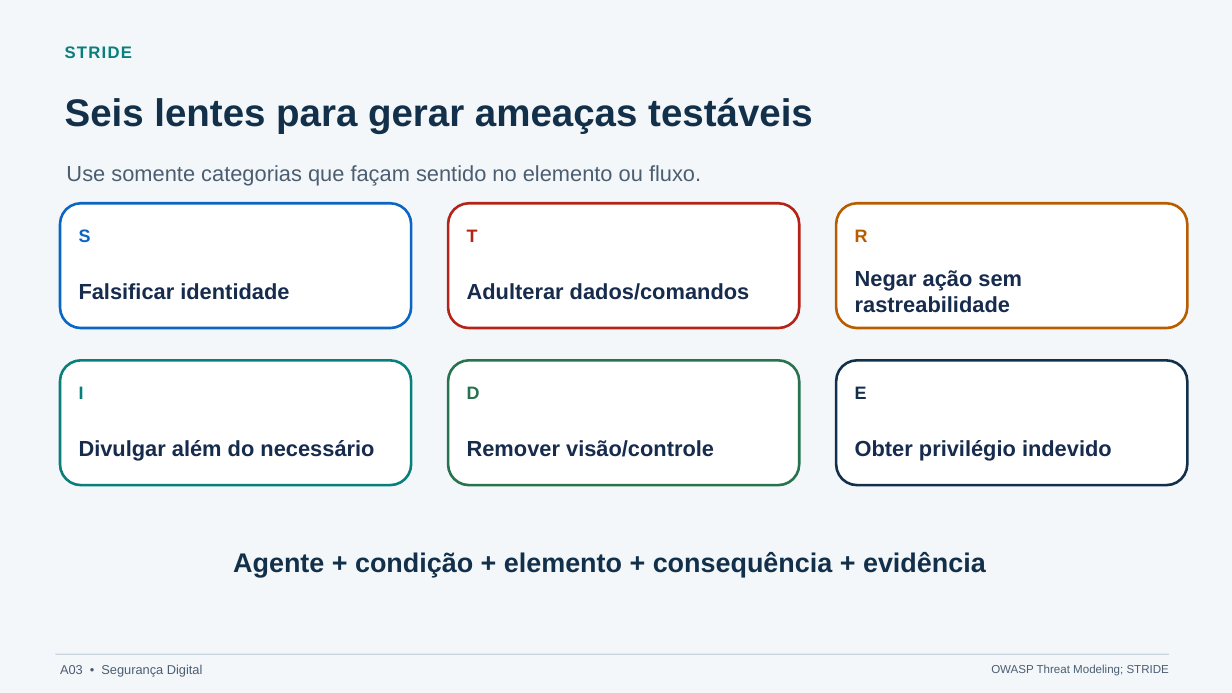
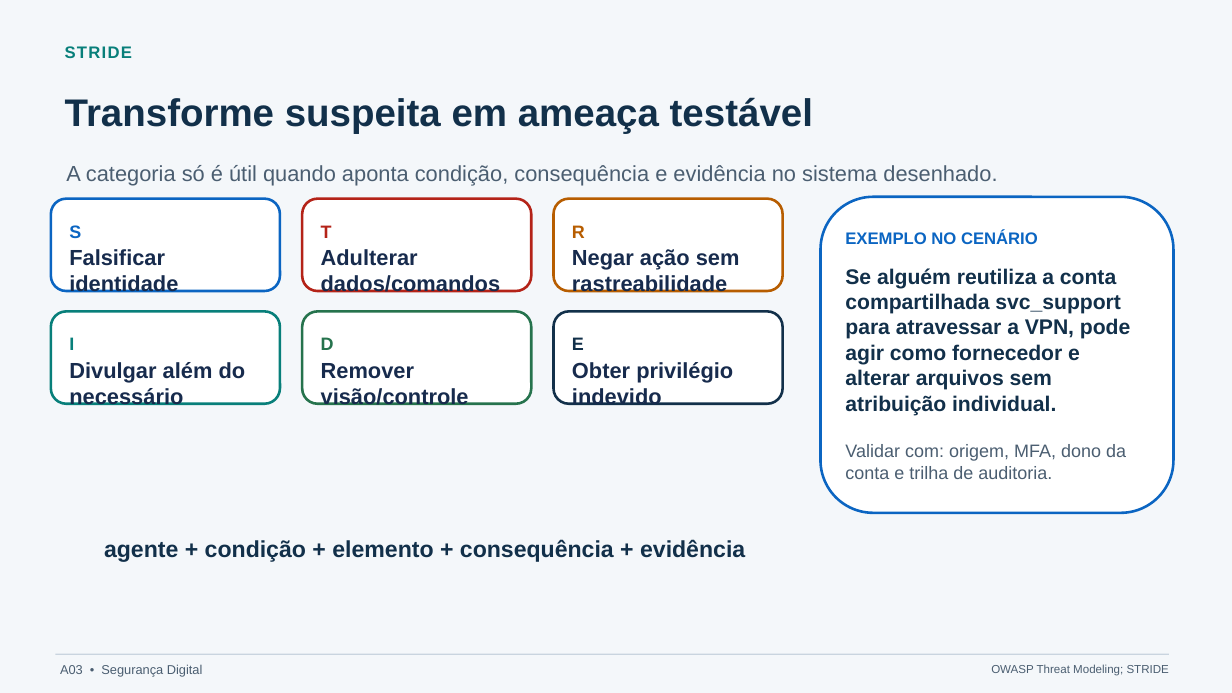
Before and after one commit to rafaelrezo/seguranca-digital, a slide deck: slide 4 of slides/A03-do-caminho-de-ataque-ao-modelo-de-ameacas/fonte/A03-do-caminho-de-ataque-ao-modelo-de-ameacas.pptx. Drawn at 1232x693 pixels with LibreOffice and Linux fonts; fonts in the diff are those of the drawing. Boxes give left, top, right and bottom in pixels: in the first picture for what was removed or moved away, otherwise in the second. Text is boxed around its words. In the diff, an @@ line names an element or a change of style, - is before the commit and + after.

```diff
--- a/slides/A03-do-caminho-de-ataque-ao-modelo-de-ameacas/fonte/A03-do-caminho-de-ataque-ao-modelo-de-ameacas.pptx
+++ b/slides/A03-do-caminho-de-ataque-ao-modelo-de-ameacas/fonte/A03-do-caminho-de-ataque-ao-modelo-de-ameacas.pptx
@@ text at <box>65,97,813,133</box>: text changed @@
-Seis lentes para gerar ameaças testáveis
+Transforme suspeita em ameaça testável
@@ text at <box>66,165,997,186</box>: text changed @@
-Use somente categorias que façam sentido no elemento ou fluxo.
+A categoria só é útil quando aponta condição, consequência e evidência no sistema desenhado.
@@ rounded rectangle: place and size @@
-rounded rectangle at <box>60,203,411,328</box>
+rounded rectangle at <box>51,199,280,291</box>
@@ rounded rectangle added at <box>302,199,531,291</box>, fill #FFFFFF, outline #B42318 2 pt @@
@@ rounded rectangle: place and size @@
-rounded rectangle at <box>448,203,799,328</box>
+rounded rectangle at <box>554,199,783,291</box>
@@ rounded rectangle at <box>554,199,783,291</box>: outline #B42318 2 pt to #B75D00 2 pt @@
@@ rounded rectangle added at <box>821,197,1174,513</box>, fill #FFFFFF, outline #0B65C2 2 pt @@
@@ rounded rectangle removed at <box>836,203,1188,328</box> @@
@@ text "S": place and size @@
-text "S" at <box>79,229,91,242</box>
+text "S" at <box>69,225,81,238</box>
@@ text "T": place and size @@
-text "T" at <box>467,229,478,242</box>
+text "T" at <box>321,225,332,238</box>
@@ text "R": place and size @@
-text "R" at <box>855,229,868,242</box>
+text "R" at <box>572,225,585,238</box>
@@ text added at <box>845,230,1038,244</box>, 13 pt, text #0B65C2, bold @@
+EXEMPLO NO CENÁRIO
@@ text "Falsificar identidade" rewrapped from <box>79,283,289,300</box> to <box>69,249,178,293</box> @@
@@ text "Adulterar dados/comandos" rewrapped from <box>467,283,750,300</box> to <box>321,249,501,293</box> @@
@@ text "Negar ação sem rastreabilidade": place and size @@
-text "Negar ação sem rastreabilidade" at <box>855,270,1022,313</box>
+text "Negar ação sem rastreabilidade" at <box>572,249,740,293</box>
@@ text added at <box>845,268,1130,416</box>, 16.5 pt, text #12304A, bold @@
+Se alguém reutiliza a conta compartilhada svc_support para atravessar a VPN, pode agir como fornecedor e alterar arquivos sem atribuição individual.
@@ rounded rectangle: place and size @@
-rounded rectangle at <box>60,360,411,485</box>
+rounded rectangle at <box>51,311,280,404</box>
@@ rounded rectangle added at <box>302,311,531,404</box>, fill #FFFFFF, outline #26734D 2 pt @@
@@ rounded rectangle added at <box>554,311,783,404</box>, fill #FFFFFF, outline #12304A 2 pt @@
@@ text "I" rewrapped from <box>79,386,84,404</box> to <box>69,337,74,350</box> @@
@@ text "D": place and size @@
-text "D" at <box>467,386,480,399</box>
+text "D" at <box>321,337,334,350</box>
@@ text "E": place and size @@
-text "E" at <box>855,386,867,399</box>
+text "E" at <box>572,337,584,350</box>
@@ text "Divulgar além do necessário" rewrapped from <box>79,440,374,461</box> to <box>69,362,246,405</box> @@
@@ text "Remover visão/controle" rewrapped from <box>467,440,714,457</box> to <box>321,363,469,405</box> @@
@@ rounded rectangle removed at <box>448,360,799,485</box> @@
@@ text "Obter privilégio indevido" rewrapped from <box>855,440,1112,461</box> to <box>572,362,733,405</box> @@
@@ rounded rectangle removed at <box>836,360,1188,485</box> @@
@@ text added at <box>845,444,1126,479</box>, 14 pt, text #4B5E71 @@
+Validar com: origem, MFA, dono da conta e trilha de auditoria.
@@ text at <box>104,539,745,562</box>: text changed; size 21 to 18 pt @@
-Agente + condição + elemento + consequência + evidência
+agente + condição + elemento + consequência + evidência
```
Also in this commit, not shown: 7 other slides changed, 1 slide added, 1 slide removed, 27 other files.
